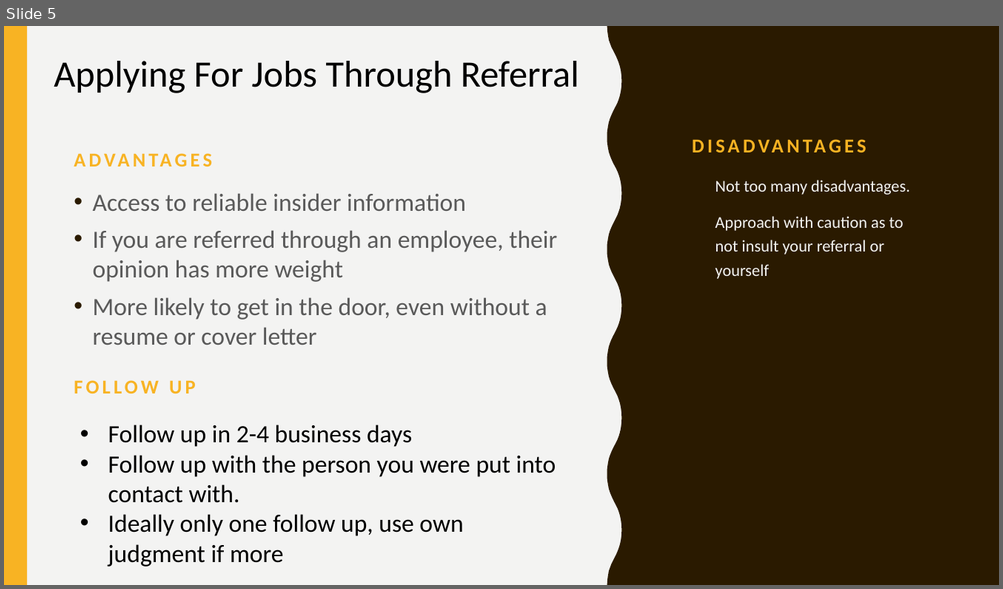
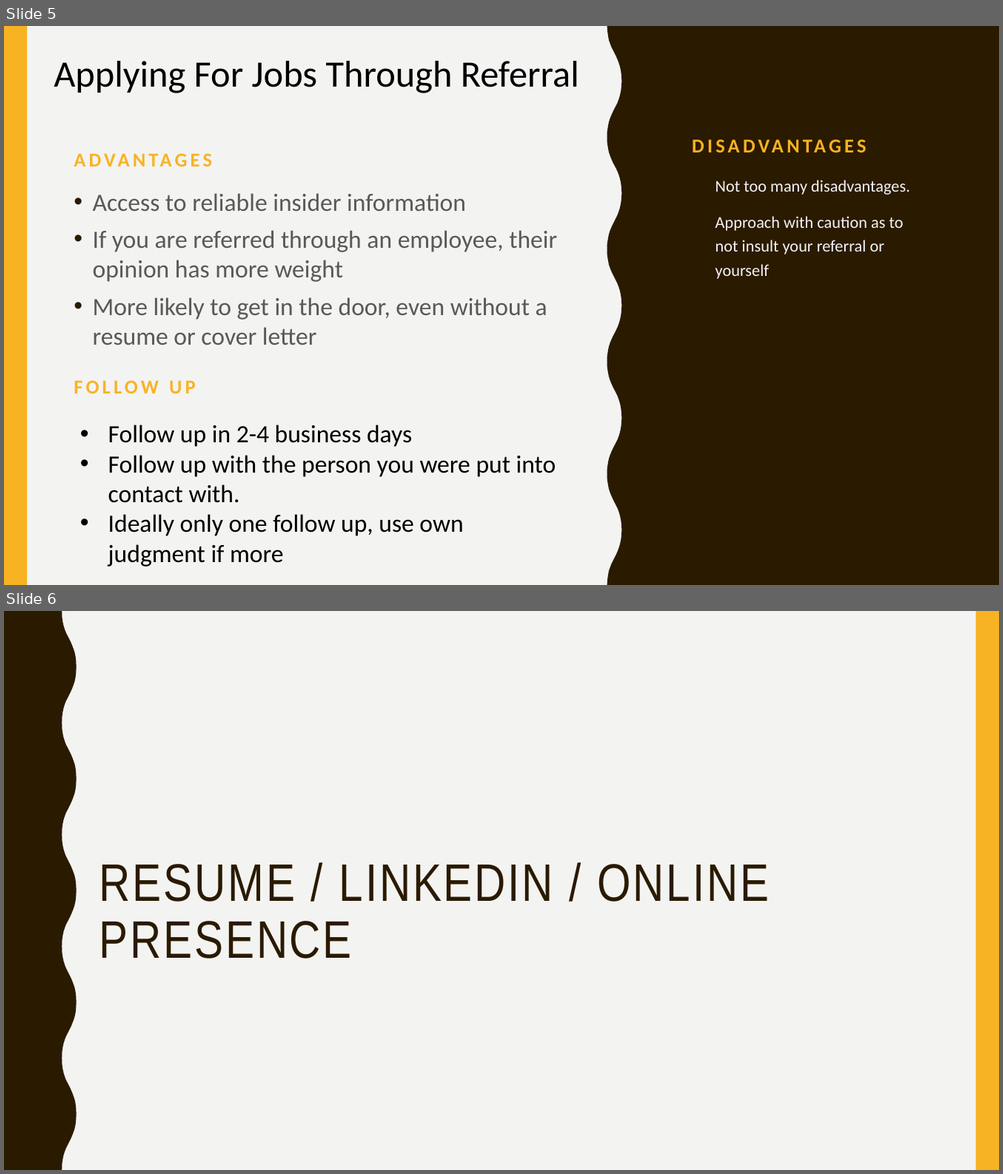
Before and after one commit to lakshmi-intechcode/jng_instr_folder, a slide deck: Job_Stuff/Jng_Job_Prezzie.pptx. Shown one above the other, each under a label of ours: slide 5 before the commit, slides 5 and 6 after it. The pictures are 1003x589 and 1003x1174 pixels, drawn with LibreOffice and Linux fonts; fonts in the diff are those of the drawing. Boxes give left, top, right and bottom in pixels: in the first picture for what was removed or moved away, otherwise in the second. Text is boxed around its words. In the diff, an @@ line names an element or a change of style, - is before the commit and + after.

Commit message:
up to linkedin headshot stuff

```diff
--- a/Job_Stuff/Jng_Job_Prezzie.pptx
+++ b/Job_Stuff/Jng_Job_Prezzie.pptx
@@ slide 6 added at [4, 611, 999, 1170], background #F3F3F2 @@
@@ freeform shape added at [4, 611, 77, 1170], fill #2A1A00 @@
@@ rectangle added at [976, 611, 999, 1170], fill #F8B323 @@
@@ title added at [99, 864, 768, 959], 51 pt, text #2A1A00 @@
+RESUME / LINKEDIN / ONLINE PRESENCE
```
Also in this commit, not shown: 2 other slides added.
